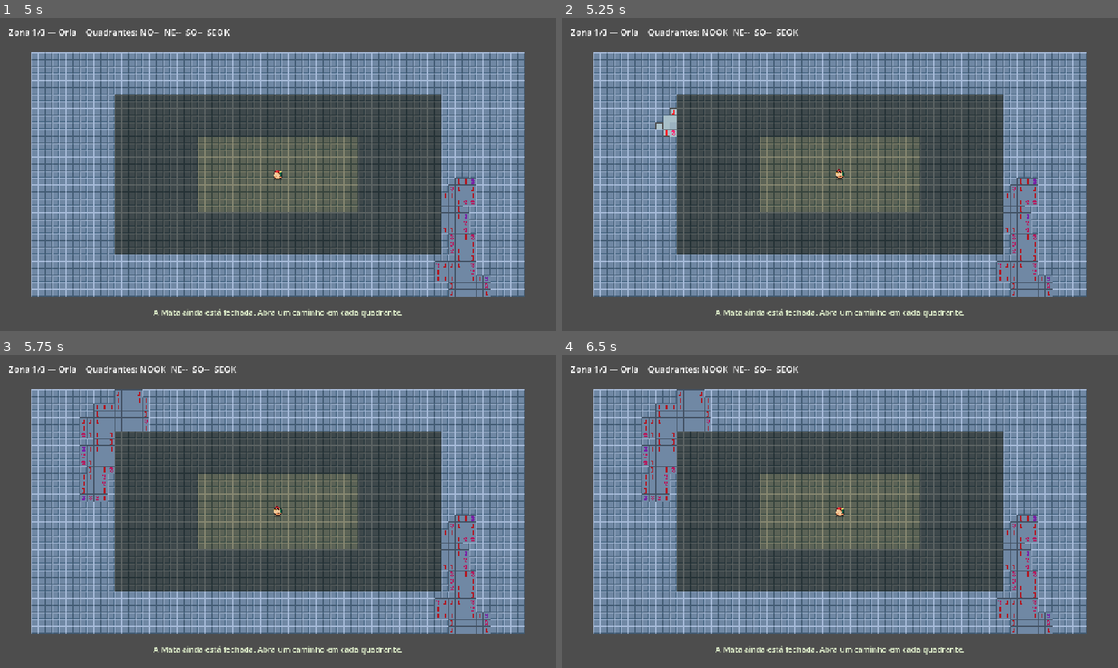
Above: before the commit, frames 1-4 (two rows, left to right).
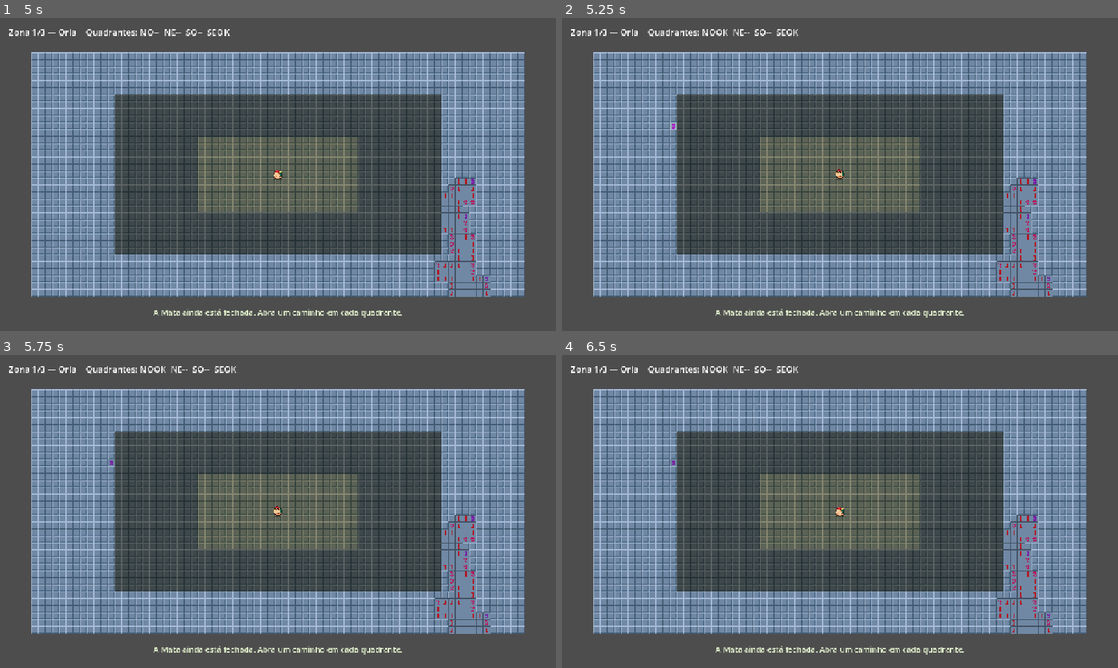
Above: after the commit, the same moments.

Repository: heliosalesjr/MSDD
Game: Godot game, scene res://menu.tscn
Same seed, same stepped clock (60 frames per second), same inputs: the game is played once before the commit and once after it.
Inputs (mouse positions are in pixels of both pictures, inside the frame that each line leads up to):
- Up to frame 1 (5 s): click "4 — Save the Dodo" at 0.5 s; tap Enter at 1.25, 2.75, 2.85, 4.25 s; move the mouse to (400, 158) at 1.27 s; tap R at 1.35 s; click (400, 158) at 1.42 s; tap Space at 2, 3.5 s; move the mouse to (166, 190) at 2.02 s; tap 1 at 2.1 s; click (166, 190) at 2.17 s; move the mouse to (333, 105) at 2.77 s; click (333, 105) at 2.92 s; move the mouse to (250, 237) at 3.52 s; tap Keypad Enter at 3.6 s; click (250, 237) at 3.67 s; move the mouse to (444, 221) at 4.27 s; tap 2 at 4.35 s; click (444, 221) at 4.42 s
- Up to frame 2 (5.25 s): move the mouse to (673, 127) at 5.02 s; tap 3 at 5.1 s; click (673, 127) at 5.17 s
- Up to frame 3 (5.75 s): no input
- Up to frame 4 (6.5 s): move the mouse to (867, 511) at 5.77 s; tap 4 at 5.85 s; click (867, 511) at 5.92 s

Frame 1 is identical in both runs. In frame 2, 0.2% of the frame differs, in the area x 16-21%, y 28-38%; in frame 3, 1.3%, in the area x 14-27%, y 10-47%; in frame 4, 1.3%.

Commit message:
dodo game updated

Diff:
--- a/msdd/dodo.gd
+++ b/msdd/dodo.gd
@@ -66,9 +66,6 @@
 var quadrants_done: Array[bool] = [false, false, false, false]
 
 var first_click_done: bool = false
-# Vector2i(zona, quadrante) -> true. Cada uma das 12 regiões tem o seu
-# primeiro clique protegido, não só a primeira região da partida.
-var regions_first_clicked: Dictionary = {}
 var game_over: bool = false
 var won: bool = false
 
@@ -272,7 +269,6 @@
 	run_id += 1
 	cascade_end_msec = 0
 	first_click_done = false
-	regions_first_clicked.clear()
 	game_over = false
 	won = false
 	unlocked_zone = 0
@@ -350,64 +346,6 @@
 				tiles[y][x].adjacent_bombs = _count_adjacent_bombs(x, y)
 	print("Bombas plantadas: %d de %d casas." % [count, GRID_WIDTH * GRID_HEIGHT])
 
-# O gating obriga o jogador a abrir cada um dos quatro quadrantes de uma
-# zona, e o quadrante seguinte costuma ficar longe de qualquer número já
-# revelado — ou seja, ele é forçado a clicar às cegas. Com ~15% de bombas
-# isso daria ~14% de chance de sobreviver às 12 regiões. Então cada região
-# ganha o seu próprio primeiro clique protegido, como o protótipo 2 faz por
-# chunk (GDD §16.3). Dentro da região, os cliques seguintes têm risco normal.
-func _ensure_safe_first_click(p: Vector2i) -> void:
-	var region := Vector2i(zone_of[p.y][p.x], quadrant_of[p.y][p.x])
-	if regions_first_clicked.has(region):
-		return
-	regions_first_clicked[region] = true
-
-	var to_move: Array[Vector2i] = []
-	for dy in range(-1, 2):
-		for dx in range(-1, 2):
-			var np := Vector2i(p.x + dx, p.y + dy)
-			if _in_bounds(np) and tiles[np.y][np.x].is_bomb:
-				to_move.append(np)
-	if to_move.is_empty():
-		return
-
-	# Destinos: casas livres longe do clique e fora do entorno do Dodo.
-	var destinations: Array[Vector2i] = []
-	for y in GRID_HEIGHT:
-		for x in GRID_WIDTH:
-			var np := Vector2i(x, y)
-			if tiles[y][x].is_bomb:
-				continue
-			if tiles[y][x].state == Tile.State.REVEALED:
-				continue
-			if maxi(absi(np.x - p.x), absi(np.y - p.y)) <= 1:
-				continue
-			if maxi(absi(np.x - dodo_pos.x), absi(np.y - dodo_pos.y)) <= 1:
-				continue
-			destinations.append(np)
-	destinations.shuffle()
-
-	var moved := 0
-	for src in to_move:
-		if moved >= destinations.size():
-			break
-		tiles[src.y][src.x].is_bomb = false
-		var dst: Vector2i = destinations[moved]
-		tiles[dst.y][dst.x].is_bomb = true
-		moved += 1
-
-	# Bombas mudaram de lugar: os números podem ter mudado em qualquer canto.
-	for y in GRID_HEIGHT:
-		for x in GRID_WIDTH:
-			var t: Tile = tiles[y][x]
-			if t.is_bomb:
-				continue
-			var fresh: int = _count_adjacent_bombs(x, y)
-			if fresh != t.adjacent_bombs:
-				t.adjacent_bombs = fresh
-				if t.state == Tile.State.REVEALED:
-					t._update_visual()
-
 func _count_adjacent_bombs(cx: int, cy: int) -> int:
 	var n := 0
 	for dy in range(-1, 2):
@@ -460,8 +398,6 @@
 	if not first_click_done:
 		_place_bombs(p)
 		first_click_done = true
-	else:
-		_ensure_safe_first_click(p)
 
 	if t.is_bomb:
 		_lose(t)
Not shown, changed: GDD.md
